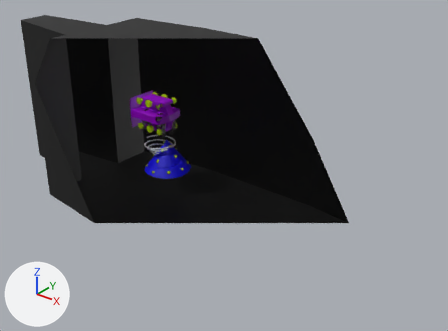
Two versions of the FBX model Assets/Models/drill lvl 2/drill_lvl2_modifies_applied.fbx, one commit apart.
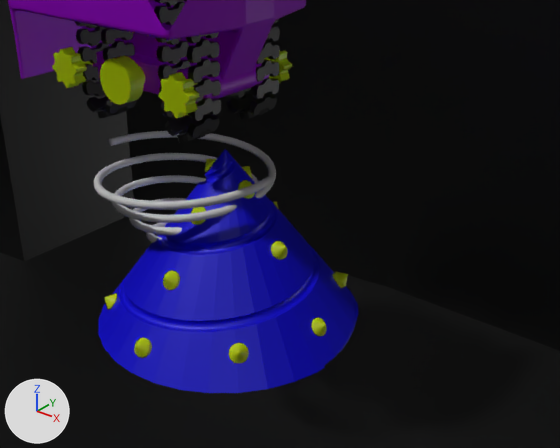
There are two pictures of each version: one whole from a camera (50 mm lens) standing at (36.02, -35.95, 24.49) and looking at (7.04, 0.26, 2.04), one close up from a camera (50 mm lens) standing at (8.12, -7.83, 6.74) and looking at (1.17, 0.86, 1.35). The axes (+X, +Y, +Z) are drawn at lower left. The lights are the same throughout. Everything nearer to the camera than a plane just in front of the edit is cut away. Where no turn or scale is listed for an object, it has been applied to the vertices.

Objects in the first close-up: 'Spiral.001', 'Spiral.003', 'chain', 'chain track|chain|Dupli|4', 'chain track|chain|Dupli|6', 'chain track|chain|Dupli|7', 'driill body', 'drill head'.
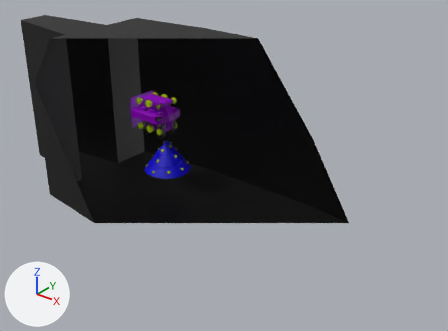
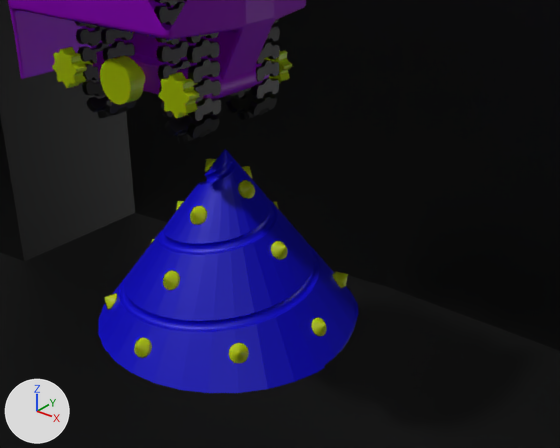
The change, as a list of edits to the scene's bpy script:
```text
Remove ob_spiral_001:
    ob_spiral_001 = bpy.data.objects.new('Spiral.001', me_spiral_001)
    ob_spiral_001.location = (0.0, 0.0, 0.5)
Remove ob_spiral_003:
    ob_spiral_003 = bpy.data.objects.new('Spiral.003', me_spiral_003)
    ob_spiral_003.location = (0.0, 0.0, 0.5)
```

What differs and where, as boxes [x1, y1, x2, y2] in the close-ups (560 x 448 px):
'Spiral.003', deleted
    before: [94, 153, 273, 235]
'Spiral.001', deleted
    before: [108, 131, 276, 243]
